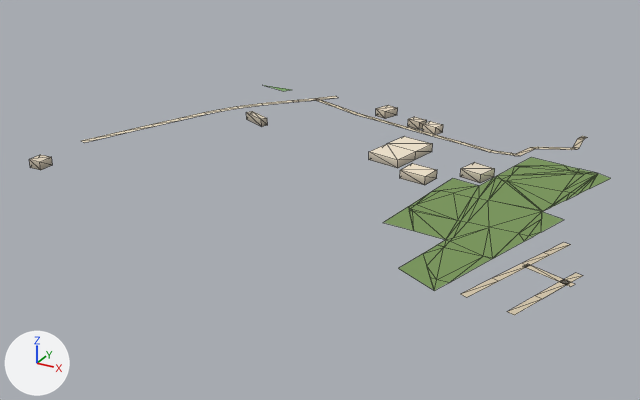
A saved change to the glTF model public/assets/bengaluru-region-v1/tiles/t34_-25-l1.glb.
Camera for both pictures: a 50 mm lens placed at (17607.0, -12870.0, 302.0), pointed at (17241.0, -12206.0, -30.0). Every picture has the same lights, and +X, +Y and +Z are marked at lower left. The first picture is the older version. Mesh edges are drawn as thin lines.

In view in the first picture: 'building', 'ground'.
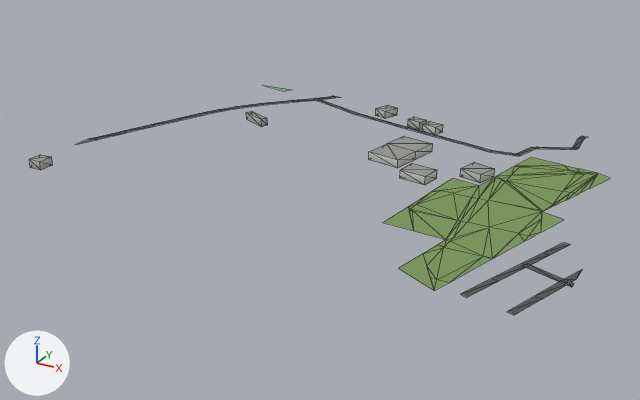
The change in detail:
me_building is used by ob_building; location (17000.0, -12500.0, 0.0).
me_building had 68 vertices, 86 faces and spanned x 4.0..387.0, y 170.0..480.0, z 0.0..8.0.
me_building now has 68 vertices, 104 faces and spans x 4.0..387.0, y 170.0..480.0, z 0.0..8.0.
me_building part 1: 86 kept faces spanning x 4.0..387.0, y 170.0..480.0, z 0.0..8.0 get new vertex colours.
Edits to the shape of me_building do not show in these pictures.
me_ground is used by ob_ground; location (17000.0, -12500.0, 0.0).
Verts and faces of me_ground; kept vertices keep their numbers, new ones are numbered from 176.
Before the commit, vertices of me_ground: 0 (499.0, 184.0, 1.0) at pixel (570, 286), 1 (501.0, 189.0, 1.0) at pixel (575, 284), 6 (503.0, 204.0, 1.0) at pixel (583, 275), 7 (497.0, 206.0, 1.0) at pixel (575, 272), 8 (497.0, 188.0, 1.0) at pixel (568, 283).
Before the commit, vertices of me_ground: 9 (491.0, 190.0, 1.0) at pixel (561, 280).
Before the commit, vertices of me_ground: 112 (-4.0, 246.0, 1.0) at pixel (80, 140), 113 (4.0, 243.0, 1.0) at pixel (84, 142).
Before the commit, vertices of me_ground: 134 (131.0, 482.0, 1.0) at pixel (314, 98), 135 (137.0, 477.0, 1.0) at pixel (317, 100), 136 (147.0, 503.0, 1.0) at pixel (335, 95), 137 (154.0, 497.0, 1.0) at pixel (338, 97).
Before the commit, vertices of me_ground: 156 (386.0, 418.0, 1.0) at pixel (515, 153), 158 (386.0, 418.0, 1.0) at pixel (515, 153), 159 (392.0, 416.0, 1.0) at pixel (520, 155).
me_ground had 176 vertices, 203 faces and spanned x -4.0..503.0, y 128.0..503.0, z 1.0.
me_ground now has 180 vertices, 207 faces and spans x 0.0..500.0, y 128.0..500.0, z 1.0.
Part 2, on me_ground:
Vertices deleted: 6, 7 (with the faces that use them).
Vertex 0 moves to (500.0, 183.0, 1.0), pixel (571, 287).
Vertex 1 moves to (500.0, 190.0, 1.0), pixel (574, 283).
New vertex 176 is at (500.0, 214.0, 1.0), pixel (582, 269).
New vertex 177 is at (499.0, 211.0, 1.0), pixel (579, 270).
New vertex 178 is at (500.0, 210.0, 1.0), pixel (581, 271).
New vertex 179 is at (500.0, 197.0, 1.0), pixel (576, 279).
New faces: (176, 177, 178), (177, 179, 178), (9, 179, 177), (8, 179, 9).
Part 3, on me_ground:
Vertex 112 moves to (0.0, 255.0, 1.0), pixel (89, 138).
Vertex 113 moves to (0.0, 233.0, 1.0), pixel (74, 144).
Part 4, on me_ground:
Vertices deleted: 136, 137 (with the faces that use them).
New vertex 180 is at (151.0, 494.0, 1.0), pixel (335, 97).
New vertex 181 is at (145.0, 499.0, 1.0), pixel (332, 96).
New vertex 182 is at (145.0, 500.0, 1.0), pixel (333, 95).
New vertex 183 is at (156.0, 500.0, 1.0).
New faces: (134, 135, 180), (134, 180, 181), (180, 182, 181), (180, 183, 182).
Part 5, on me_ground:
Faces deleted: (156, 158, 159).
Vertex 159 moves to (392.0, 415.0, 1.0), pixel (520, 155).
Vertex 158 moves to (387.0, 419.0, 1.0), pixel (516, 153).
New faces: (156, 159, 158).
me_ground part 6: 73 kept faces spanning x 0.0..500.0, y 128.0..500.0, z 1.0 get new vertex colours; the middle colour goes from beige #d7c9ae to dark grey #535556.
Other edits to the shape of me_ground do not show in these pictures.

Pixel boxes (x1, y1, x2, y2) of what changed, in the pictures (640 x 400 px; the box of a moved part takes in the faces that stretch with it):
'ground', reshaped: before (81, 85, 611, 315); after (76, 85, 611, 315)
part 1 of me_building, recoloured: (29, 105, 495, 185) in both
part 2 of me_ground, reshaped: before (561, 273, 583, 287); after (562, 270, 582, 287)
part 3 of me_ground, moved or reshaped: before (81, 138, 97, 143); after (76, 138, 97, 145)
part 4 of me_ground, reshaped: before (315, 96, 338, 100); after (315, 96, 339, 100)
part 5 of me_ground, moved or reshaped: (515, 147, 534, 156) in both
part 6 of me_ground, recoloured: (83, 98, 585, 315) in both
